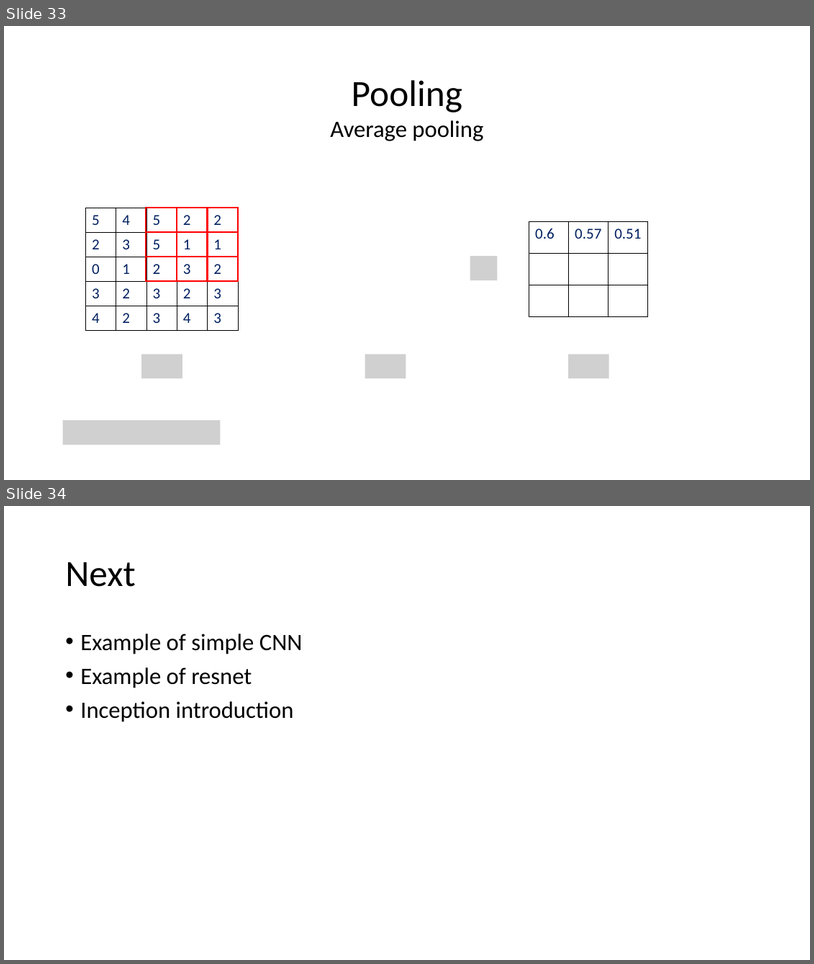
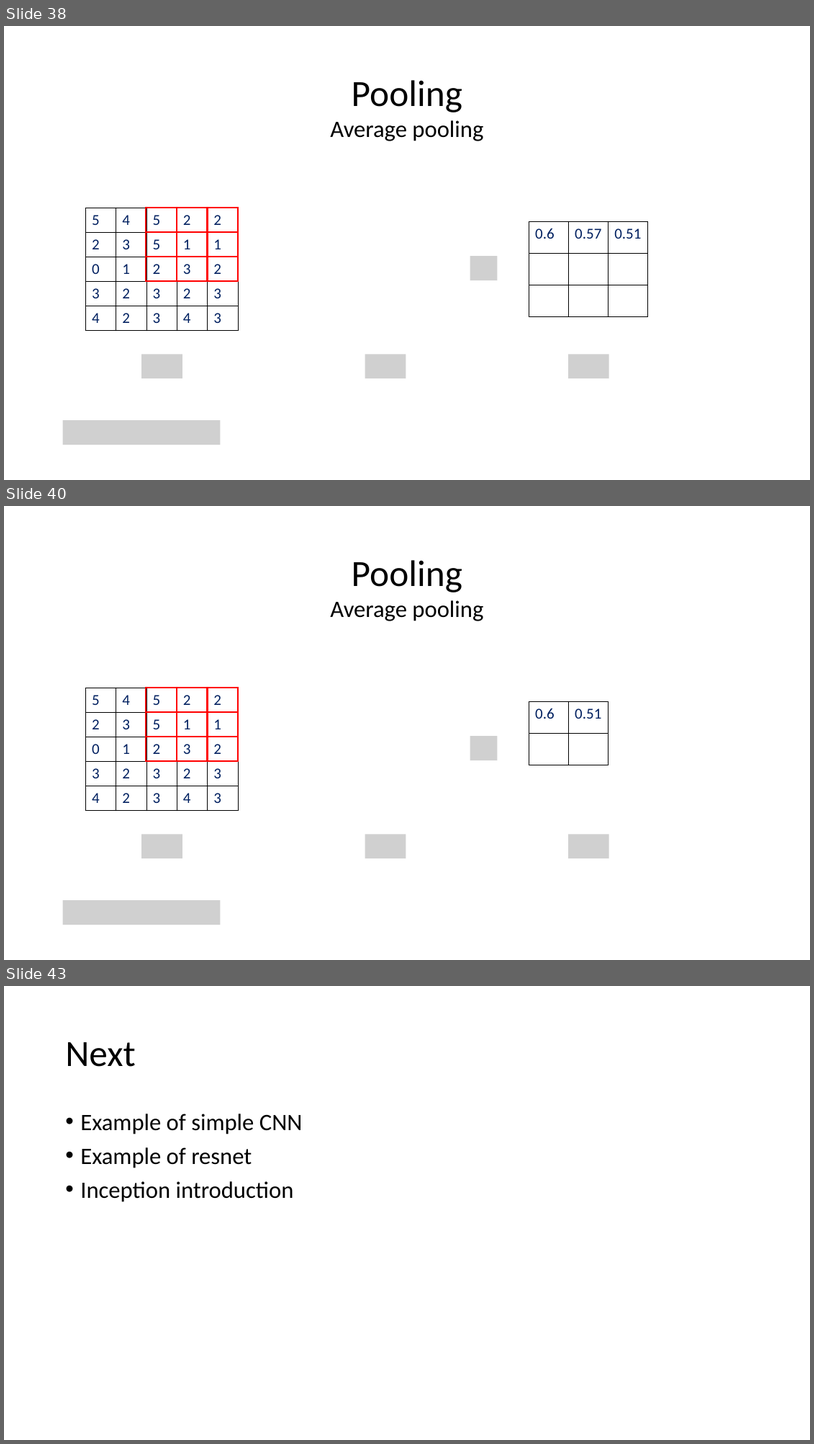
Before and after one commit to zkgz/lr, a slide deck: 7/cnn2.pptx. Shown one above the other, each under a label of ours: slides 33 and 34 before the commit, slides 38, 40 and 43 after it; the slides between them are not shown. The pictures are 814x964 and 814x1444 pixels, drawn with LibreOffice and Linux fonts; fonts in the diff are those of the drawing; grey boxes stand for pictures. Boxes give left, top, right and bottom in pixels: in the first picture for what was removed or moved away, otherwise in the second. Text is boxed around its words. In the diff, an @@ line names an element or a change of style, - is before the commit and + after.

```diff
--- a/7/cnn2.pptx
+++ b/7/cnn2.pptx
@@ slide 40 added at (4,506,810,960), background #FFFFFF @@
@@ title added at (352,560,463,592), 44 pt, text #000000 @@
+Pooling
@@ text added at (330,600,484,621), 28 pt, text #000000 @@
+Average pooling
@@ table added at (85,687,237,811), 5 rows, 5 columns @@
+5 | 4 | 5 | 2 | 2
+2 | 3 | 5 | 1 | 1
+0 | 1 | 2 | 3 | 2
+3 | 2 | 3 | 2 | 3
+4 | 2 | 3 | 4 | 3
@@ table added at (146,687,239,761), 3 rows, 3 columns @@
+ |  | 
+ |  | 
+ |  | 
@@ table added at (530,701,610,765), 2 rows, 2 columns @@
+0.6 | 0.51
+ | 
@@ picture added at (471,736,498,760) @@
@@ picture added at (142,834,183,858) @@
@@ picture added at (365,834,406,858) @@
@@ picture added at (568,834,610,858) @@
@@ picture added at (63,900,220,924) @@
@@ what was slide 33 is now slide 38 @@
@@ what was slide 34 is now slide 43 @@
```
Also in this commit, not shown: 8 other slides added, 1 other file.
